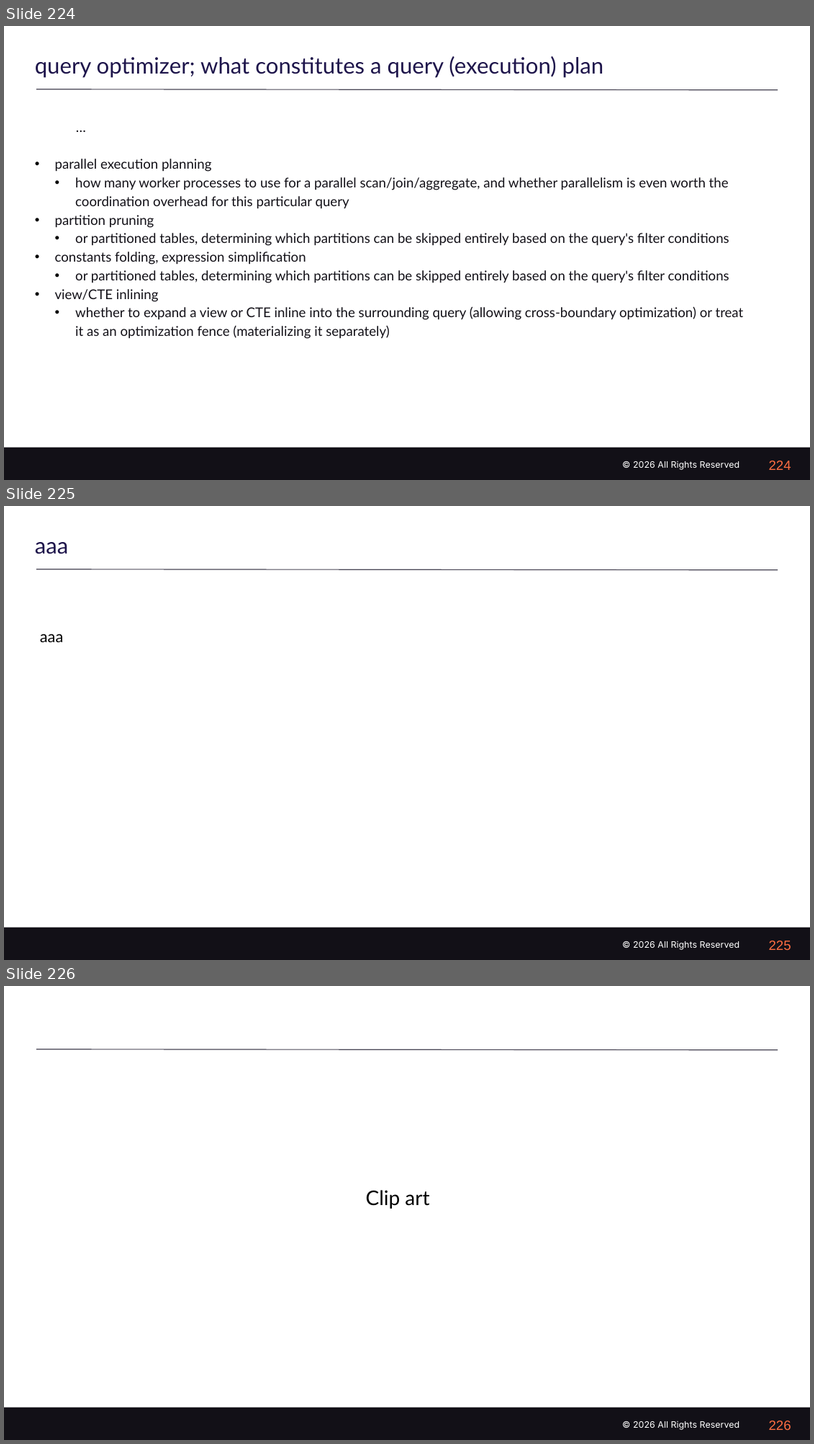
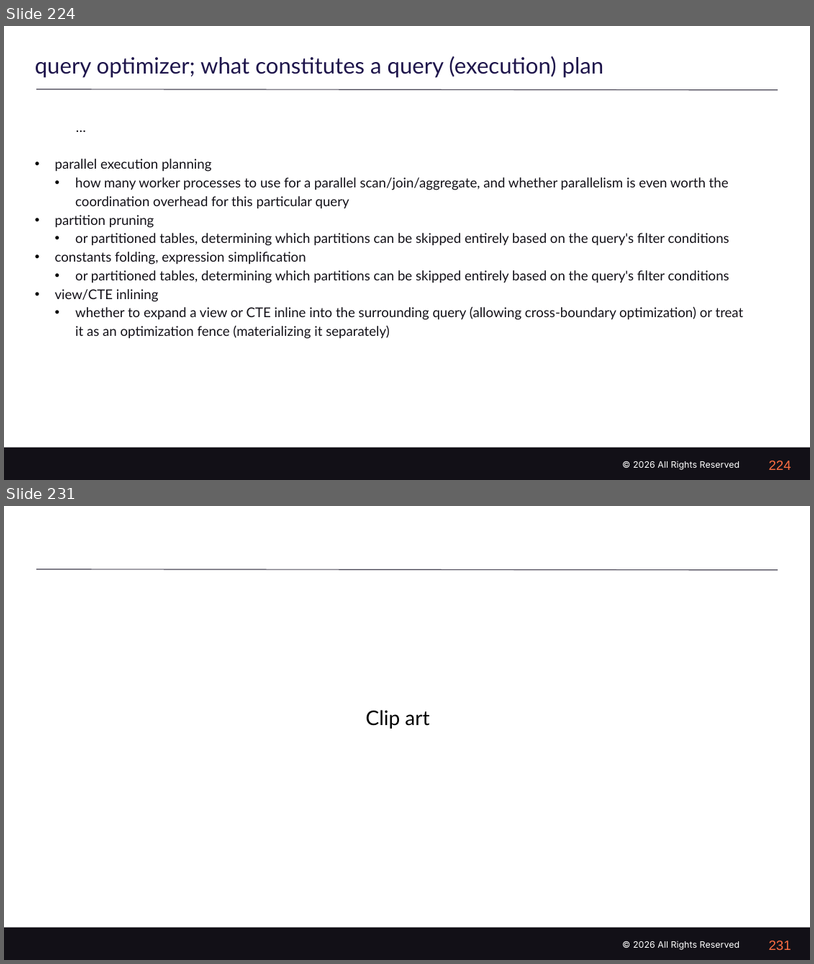
Before and after one commit to farrell0/query-optimizer, a slide deck: 48_slides/04 - My Slides for this demo v1.pptx. Shown one above the other, each under a label of ours: slides 224, 225 and 226 before the commit, slides 224 and 231 after it; the slides between them are not shown. The pictures are 814x1444 and 814x964 pixels, drawn with LibreOffice and Linux fonts; fonts in the diff are those of the drawing; background and template pictures are left out. Boxes give left, top, right and bottom in pixels: in the first picture for what was removed or moved away, otherwise in the second. Text is boxed around its words. In the diff, an @@ line names an element or a change of style, - is before the commit and + after.

```diff
--- a/48_slides/04 - My Slides for this demo v1.pptx
+++ b/48_slides/04 - My Slides for this demo v1.pptx
@@ slide 225 removed at [4,506,810,960], background #FFFFFF; not listed: 3 template elements that a slide beside it also shows @@
@@ title removed at [35,542,68,554] @@
-aaa
@@ text removed at [40,633,63,642] @@
-aaa
@@ page number removed at [769,940,792,950] @@
-225
@@ what was slide 226 is now slide 231 @@
@@ page number at [769,940,792,950]: text changed @@
-226
+231
```
Also in this commit, not shown: 2 slides changed, 6 slides added.
